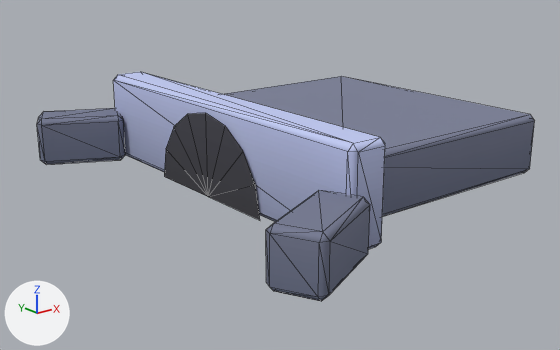
The glTF model public/assets/toycar/set-culvert.glb as it was, and as the next commit left it.
The view is the same before and after, from a 50 mm camera at (-6.11, -5.2, 2.12) aimed at (-1.97, -0.03, 0.05). The lights are fixed; the arrows at lower left show +X, +Y and +Z. The older version comes first. Mesh edges are drawn as thin lines. Vertices at exactly the same position are counted once.

Names of what the first picture shows: 'culvert'.
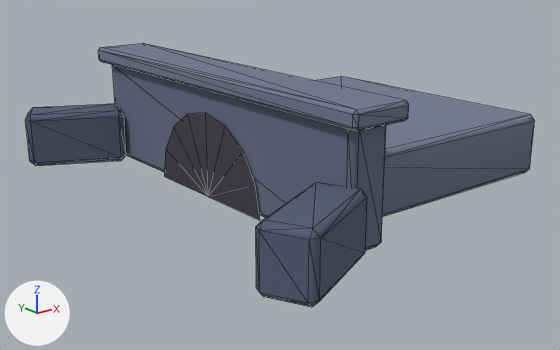
Where the change shows, as pixel boxes [x1, y1, x2, y2] in the pictures (560 x 350 px; the box of a moved part takes in the faces that stretch with it):
'culvert', reshaped (15% taller): before [37, 72, 534, 301]; after [25, 43, 534, 307]
part 1 of me_culvert, rebuilt (13% wider, 9% taller): before [37, 108, 126, 165]; after [25, 104, 126, 166]
part 2 of me_culvert, rebuilt (7% wider, 12% taller): before [266, 190, 370, 301]; after [256, 183, 367, 307]
part 3 of me_culvert, added (blue): after [98, 43, 409, 131]
part 4 of me_culvert, moved or reshaped: before [113, 72, 385, 246]; after [112, 65, 386, 247]
part 5 of me_culvert, surface changed (darker): before [113, 72, 412, 249]; after [112, 65, 412, 250]

Edits to the bpy script that builds the scene:
```text
Change me_culvert:
    used by ob_culvert; location = (-1.2, 0.0, 0.275)
    verts and faces of me_culvert; kept vertices keep their numbers, new ones are numbered from 116
    before: 27 (-1.45, -1.7, 0.47) at pixel (358, 152), 28 (-1.45, -1.65, 0.52) at pixel (353, 143), 29 (-1.5, -1.65, 0.48) at pixel (347, 151), 33 (-1.45, 1.65, 0.52) at pixel (117, 74), 34 (-1.45, 1.7, 0.47) at pixel (115, 78)
    before: 35 (-1.5, 1.65, 0.48) at pixel (113, 80), 39 (-1.2, -1.65, 0.52) at pixel (380, 137), 40 (-1.2, -1.7, 0.47) at pixel (385, 145), 41 (-1.15, -1.65, 0.48) at pixel (385, 143), 45 (-1.2, 1.65, 0.52) at pixel (140, 71)
    before: 46 (-1.15, 1.65, 0.48), 47 (-1.2, 1.7, 0.47)
    remove me_culvert.from_pydata(...)  # 116 vertices, 192 faces; spans x -2.25..1.22, y -2.09..2.09, z -0.28..0.52
    add me_culvert.from_pydata(...)  # 140 vertices, 236 faces; spans x -2.34..1.22, y -2.11..2.11, z -0.28..0.79
    me_culvert part 1: the loose piece of 24 vertices spanning x -2.25..-1.39, y 1.41..2.09, z -0.28..0.17 is rebuilt with 24 vertices and now spans x -2.34..-1.4, y 1.39..2.11, z -0.28..0.22
    me_culvert part 2: the loose piece of 24 vertices spanning x -2.25..-1.39, y -2.09..-1.41, z -0.28..0.17 is rebuilt with 24 vertices and now spans x -2.34..-1.4, y -2.11..-1.39, z -0.28..0.22
    me_culvert part 3: a new loose piece of 24 vertices spanning x -1.58..-1.07, y -1.8..1.8, z 0.65..0.79, in mat_colormap (picture img_colormap_png)
    me_culvert part 4
    add for i in [27, 28, 33, 34, 39, 40, 45, 47]: verts[i] += (0.0, 0.0, 0.15)
    add for i in [29, 35, 41, 46]: verts[i] += (0.0, 0.0, 0.14)
    me_culvert part 5: 76 kept faces spanning x -1.52..1.22, y -1.7..1.7, z -0.28..0.67 get new texture (UV) coordinates
```
